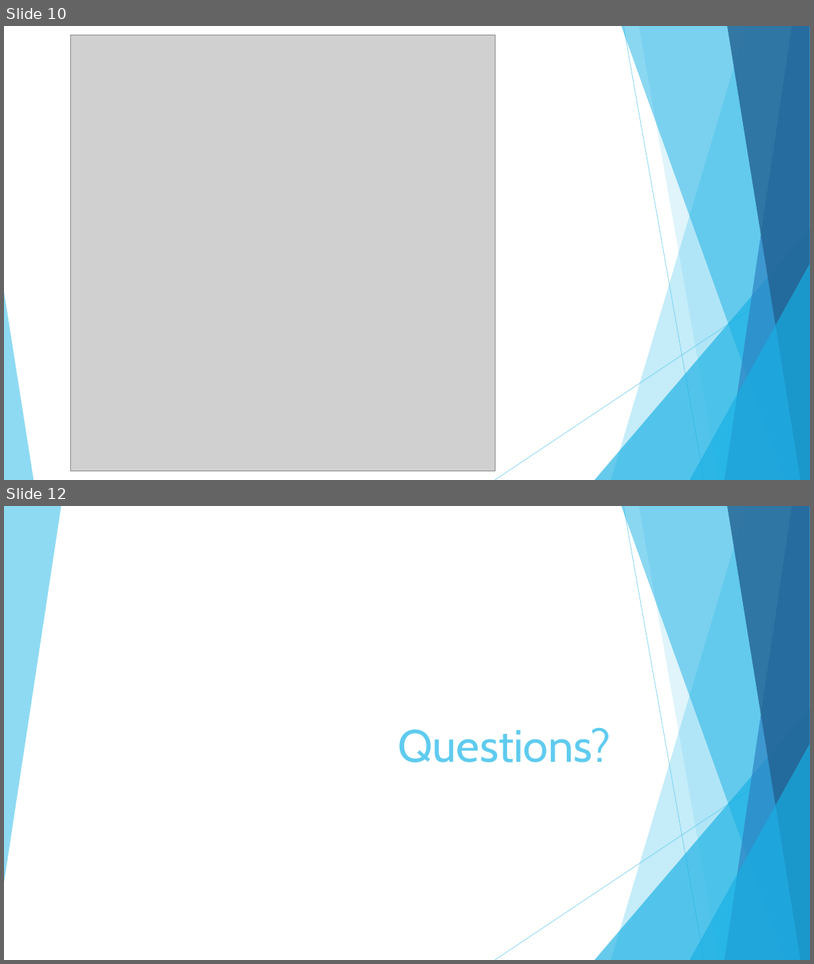
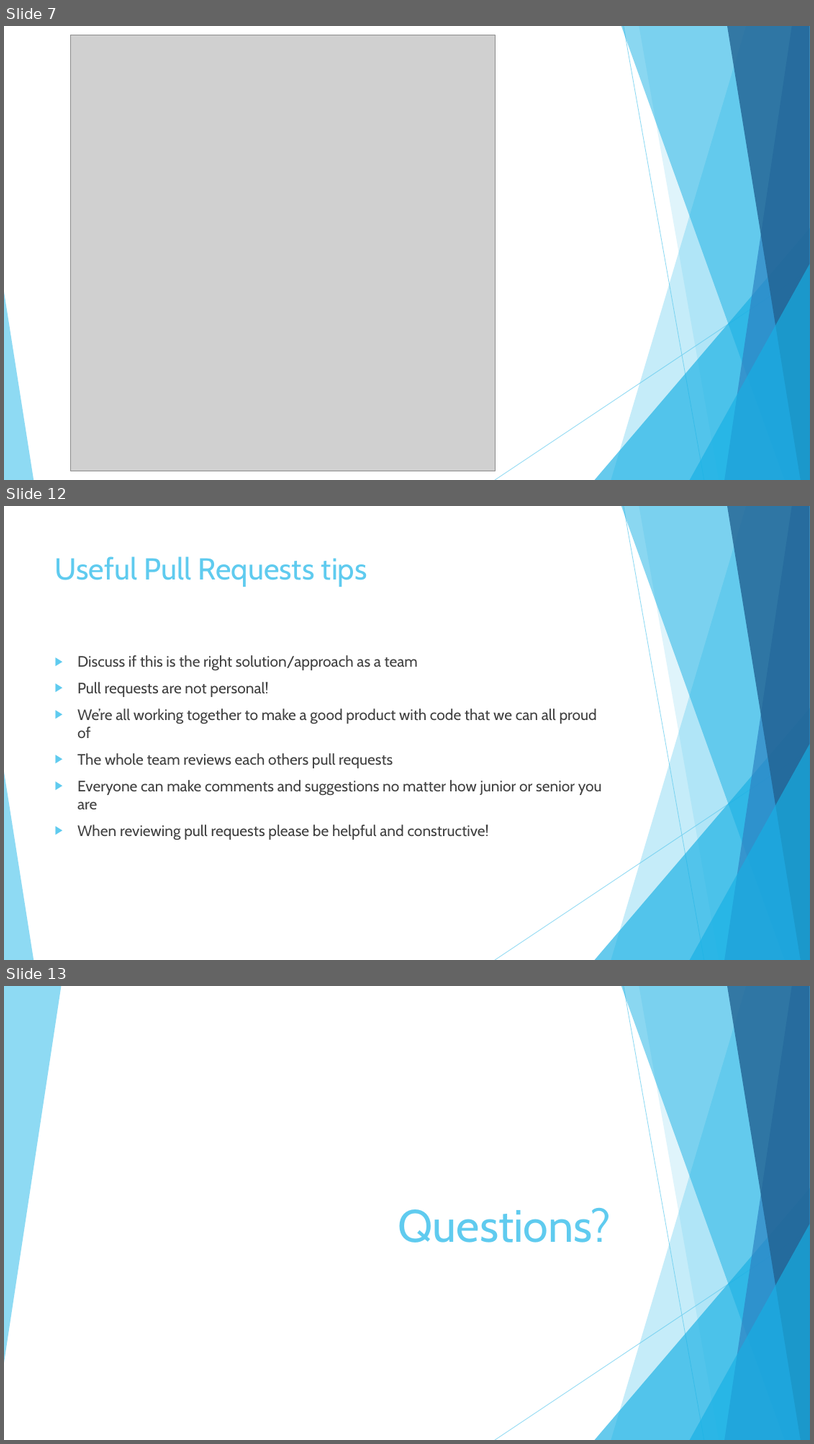
Before and after one commit to Jameswhale/git-introduction, a slide deck: Working collaboratively with Git.pptx. Shown one above the other, each under a label of ours: slides 10 and 12 before the commit, slides 7, 12 and 13 after it; the slides between them are not shown. The pictures are 814x964 and 814x1444 pixels, drawn with LibreOffice and Linux fonts; fonts in the diff are those of the drawing; grey boxes stand for pictures. Boxes give left, top, right and bottom in pixels: in the first picture for what was removed or moved away, otherwise in the second. Text is boxed around its words. In the diff, an @@ line names an element or a change of style, - is before the commit and + after.

```diff
--- a/Working collaboratively with Git.pptx
+++ b/Working collaboratively with Git.pptx
@@ slide 12 added at [4, 506, 810, 960], background #FFFFFF; not listed: 10 template elements that a slide beside it also shows @@
@@ title added at [55, 556, 368, 587], 36 pt, text #5FCBEF @@
+Useful Pull Requests tips
@@ text added at [77, 655, 602, 840], 18 pt, text #404040 @@
+▶ Discuss if this is the right solution/approach as a team
+▶ Pull requests are not personal!
+▶ We’re all working together to make a good product with code that we can all proud of
+▶ The whole team reviews each others pull requests
+▶ Everyone can make comments and suggestions no matter how junior or senior you are
+▶ When reviewing pull requests please be helpful and constructive!
@@ what was slide 10 is now slide 7 @@
@@ what was slide 12 is now slide 13 @@
```
Also in this commit, not shown: 4 slides changed, 4 other slides added, 4 slides removed.
